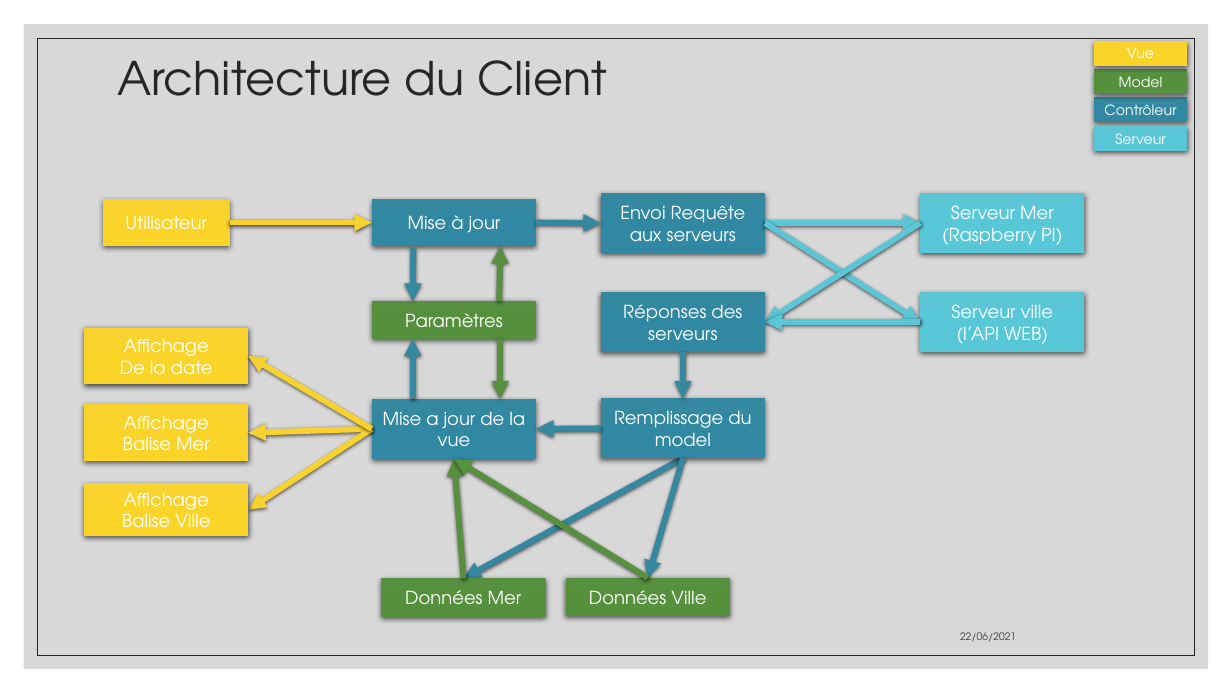
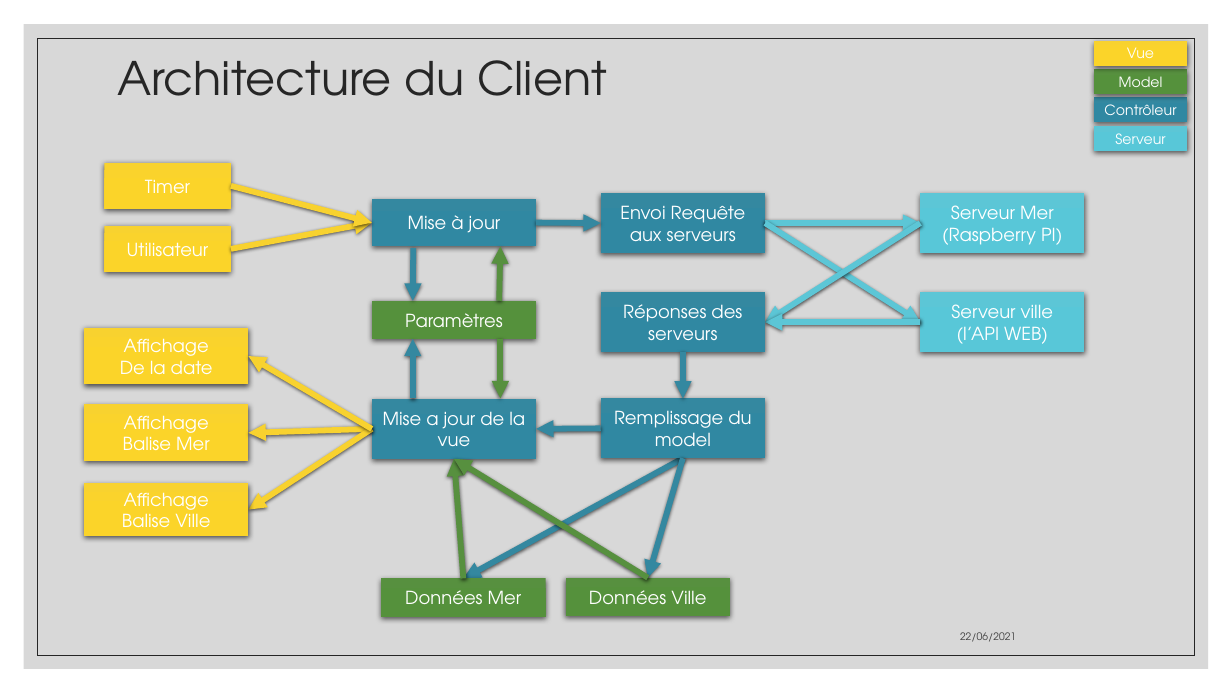
Before and after one commit to aiekick/ProjectStationMeteo, a slide deck: slide 11 of doc/StationMeteo_Soutenance_Stephane.pptx. Drawn at 1232x693 pixels with LibreOffice and Linux fonts; fonts in the diff are those of the drawing. Boxes give left, top, right and bottom in pixels: in the first picture for what was removed or moved away, otherwise in the second. Text is boxed around its words. In the diff, an @@ line names an element or a change of style, - is before the commit and + after.

```diff
--- a/doc/StationMeteo_Soutenance_Stephane.pptx
+++ b/doc/StationMeteo_Soutenance_Stephane.pptx
@@ rectangle added at (104,163,231,209), fill gradient #F8D22F to #FCD42A to #FBD32A, 14 pt, text #FFFFFF @@
+Timer
@@ arrow added from (231, 186) to (372, 223), #F8D22F 4.5 pt @@
@@ rectangle "Utilisateur": place and size @@
-rectangle "Utilisateur" at (103,200,229,246)
+rectangle "Utilisateur" at (104,226,231,272)
@@ arrow moved from (229, 223) - (372, 223) to (231, 249) - (372, 223) @@
```
Also in this commit, not shown: 6 other slides changed, 10 slides added, 3 slides removed.
